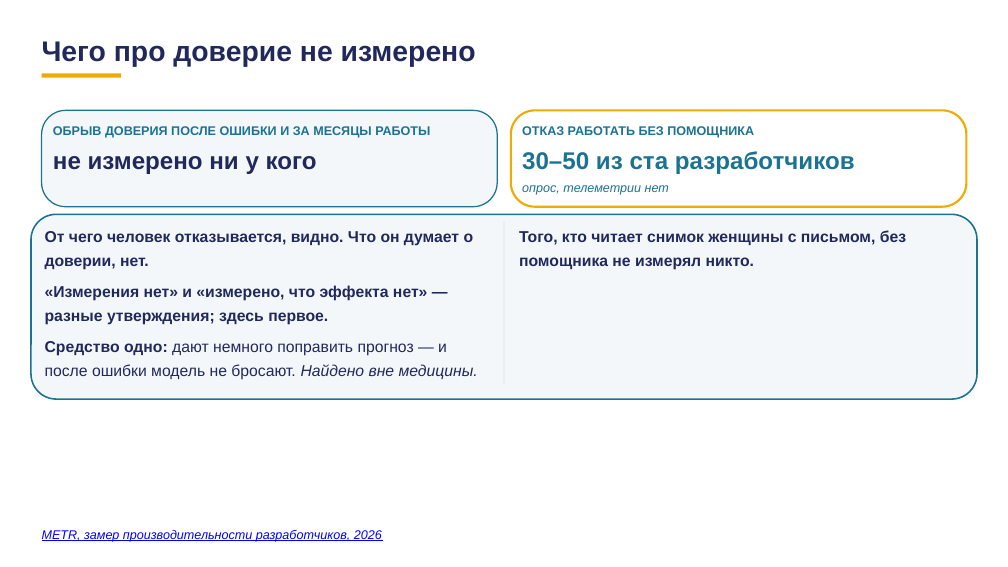
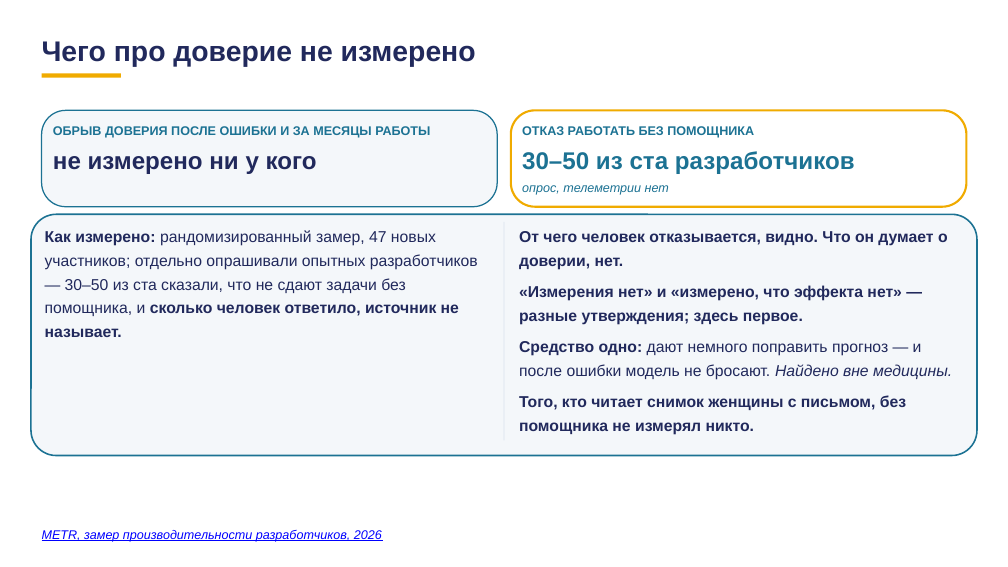
Before and after one commit to tellina-study/AI-usage-lessons, a slide deck: slide 83 of library/lectures/lec-07/rework/deck/lec-07-karkas.pptx. Drawn at 1008x567 pixels with LibreOffice and Linux fonts; fonts in the diff are those of the drawing. Boxes give left, top, right and bottom in pixels: in the first picture for what was removed or moved away, otherwise in the second. Text is boxed around its words. In the diff, an @@ line names an element or a change of style, - is before the commit and + after.

Commit message:
#229 полная пересборка после описания опыта: PDF 101 страница, пакет, блокирующих 0

```diff
--- a/library/lectures/lec-07/rework/deck/lec-07-karkas.pptx
+++ b/library/lectures/lec-07/rework/deck/lec-07-karkas.pptx
@@ rounded rectangle: place and size @@
-rounded rectangle at box(31, 214, 977, 399)
+rounded rectangle at box(31, 214, 977, 455)
@@ rounded rectangle at box(31, 214, 977, 455): proportions changed @@
@@ text at box(45, 230, 478, 337): text changed; bold off @@
-От чего человек отказывается, видно. Что он думает о доверии, нет.
-«Измерения нет» и «измерено, что эффекта нет» — разные утверждения; здесь первое.
-Средство одно: дают немного поправить прогноз — и после ошибки модель не бросают. Найдено вне медицины.
+Как измерено: рандомизированный замер, 47 новых участников; отдельно опрашивали опытных разработчиков — 30–50 из ста сказали, что не сдают задачи без помощника, и сколько человек ответило, источник не называет.
@@ rectangle: place and size @@
-rectangle at box(504, 222, 504, 383)
+rectangle at box(504, 222, 504, 440)
@@ text at box(519, 231, 952, 380): paragraphs added @@
+От чего человек отказывается, видно. Что он думает о доверии, нет.
+«Измерения нет» и «измерено, что эффекта нет» — разные утверждения; здесь первое.
+Средство одно: дают немного поправить прогноз — и после ошибки модель не бросают. Найдено вне медицины.
@@ text at box(519, 395, 906, 435): more space between paragraphs @@
```
Also in this commit, not shown: 32 other slides changed, 1 other file.
